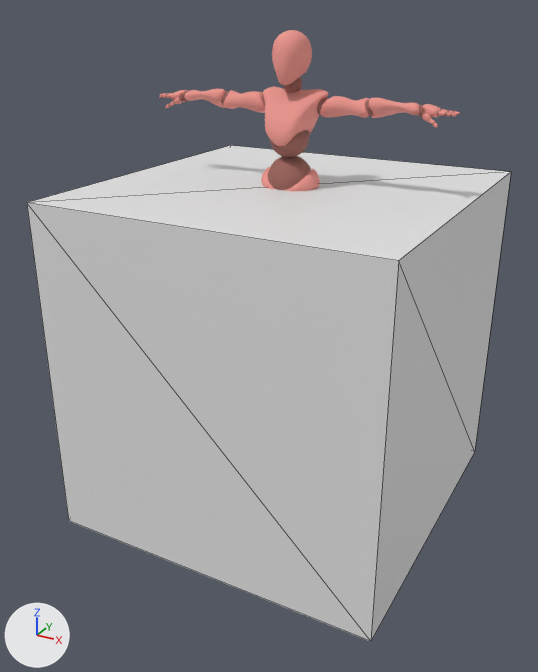
What one commit did to the glTF model resources/models/run.glb.
Both versions are drawn from a camera (50 mm lens) standing at (1.91, -3.72, 1.91) and looking at (-0.04, -0.16, 0.13). The axes (+X, +Y, +Z) are drawn at lower left. The lights are the same throughout. The picture after the commit comes second. Mesh edges are drawn as thin lines on the coarser meshes. Where no turn or scale is listed for an object, it has been applied to the vertices.

Names of what the first picture shows: 'Beta_Joints', 'Beta_Surface', 'Cube'.
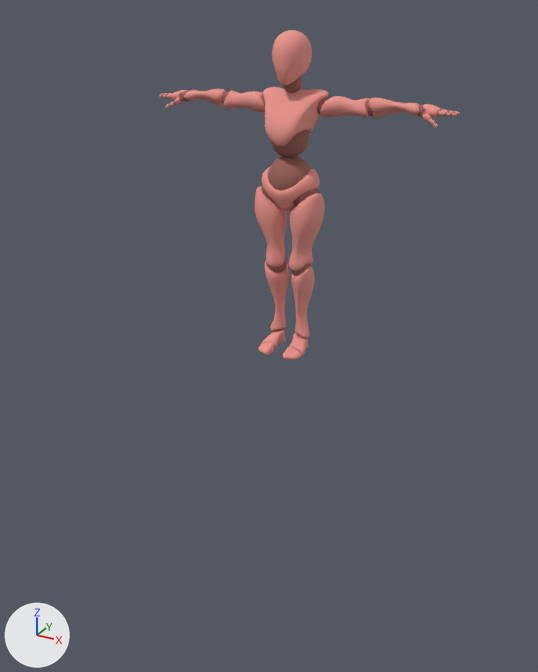
Boxes [x1, y1, x2, y2] around the edits, measured in the pictures (538 x 672 px):
'Cube', no longer drawn: before [27, 145, 511, 642]

The change, as a diff of the scene's bpy script:
```diff
--- a/resources/models/run.glb.py
+++ b/resources/models/run.glb.py
@@ ob_cube @@
-ob_cube = bpy.data.objects.new('Cube', me_cube)
+ob_cube = bpy.data.objects.new('Cube', None)
 ob_cube.location = (0.0, 0.0, 0.0)
```
